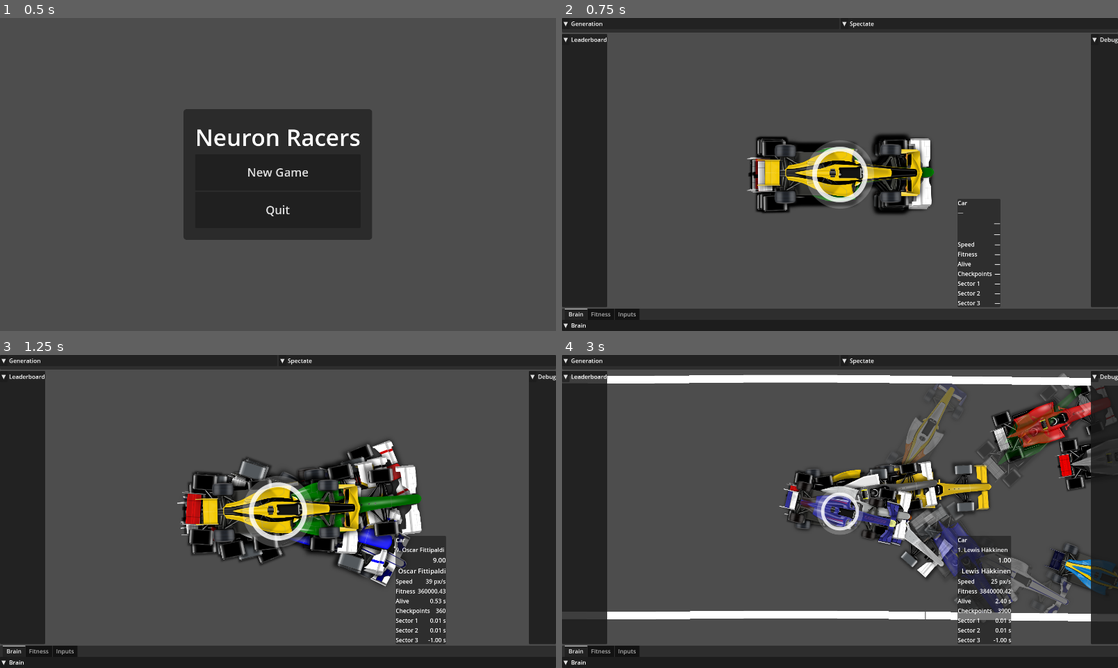
Above: before the commit, frames 1-4 (two rows, left to right).
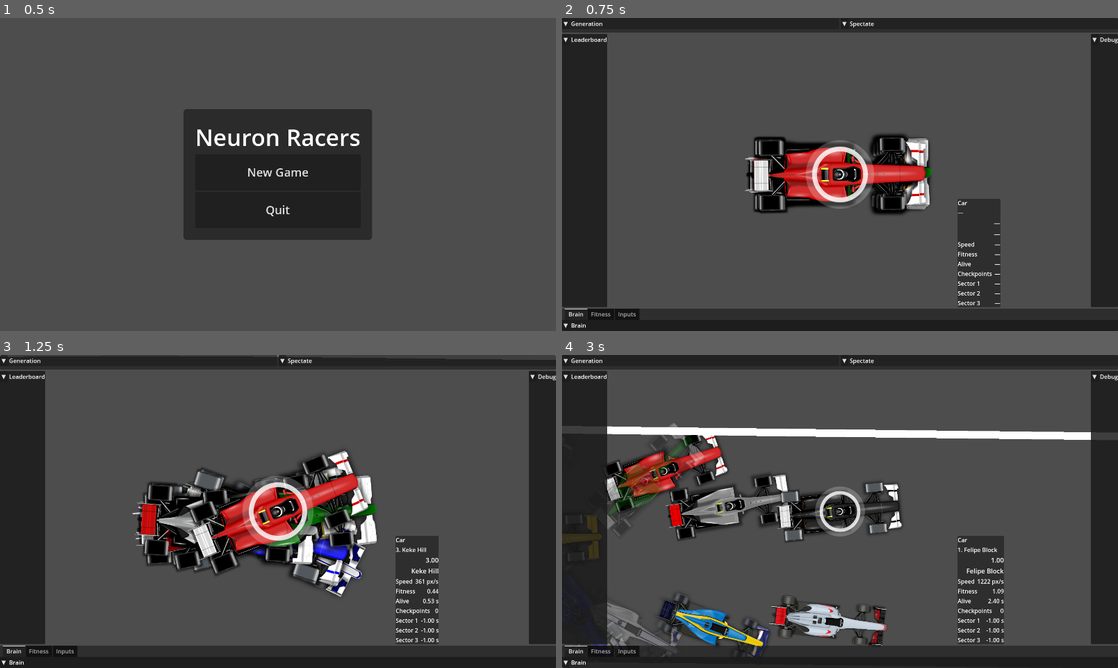
Above: after the commit, the same moments.

Repository: VitorMPCastro/NeuronRacers
Game: Godot game, scene res://scenes/ui/mainMenu.tscn
Same seed, same stepped clock (60 frames per second), same inputs: the game is played once before the commit and once after it.
Inputs (mouse positions are in pixels of both pictures, inside the frame that each line leads up to):
- Up to frame 1 (0.5 s): no input
- Up to frame 2 (0.75 s): click "New Game" at 0.5 s
- Up to frame 3 (1.25 s): no input
- Up to frame 4 (3 s): tap Enter at 1.25 s; move the mouse to (962, 495) at 1.27 s; hold Up (ui_up) 1.28-2 s; hold Q 1.28-2 s; click (962, 495) at 1.42 s; drag from (728, 527) to (901, 636) at 2.02 s; move the mouse to (895, 442) at 2.77 s; hold Up (ui_up) from 2.78 s (still down); tap N at 2.85 s

Frame 1 is identical in both runs. In frame 2, 5.0% of the frame differs, in the area x 32-67%, y 37-63%; in frame 3, 16%; in frame 4, 28%, in the area x 0-100%, y 6-100%.

Commit message:
feat: Enhance race progression with checkpoint gate management and sector crossing detection

Diff:
--- a/scripts/car/car.gd
+++ b/scripts/car/car.gd
@@ -160,16 +160,16 @@
 		_registered_with_rpm = false
 	# Clean up logic (if any)
 
-func _physics_process(delta: float) -> void:
+func _physics_process(_delta: float) -> void:
 	acceleration = Vector2.ZERO
 
 	# Input and steering
-	handle_input(delta)
-	calculate_steering(delta)
+	handle_input(_delta)
+	calculate_steering(_delta)
 
 	# Integrate physics
-	_apply_friction_and_drag(delta)
-	velocity += acceleration * delta
+	_apply_friction_and_drag(_delta)
+	velocity += acceleration * _delta
 
 	# Optional: clamp speeds
 	var forward_dot := velocity.dot(transform.x)
@@ -191,7 +191,7 @@
 
 	# Progress tracking (gate by time AND distance to reduce TrackData work)
 	if _rpm:
-		_rpm_accum += delta
+		_rpm_accum += _delta
 		var moved2 := (global_position - _last_rpm_pos).length_squared()
 		var dist2 := rpm_min_distance_px * rpm_min_distance_px
 		if _rpm_accum >= _rpm_step or moved2 >= dist2:
--- a/scripts/manager/raceProgressionManager.gd
+++ b/scripts/manager/raceProgressionManager.gd
@@ -39,6 +39,16 @@
 # Tunables
 const WRAP_THRESHOLD := 0.4  # fraction of track_length to consider wrap-around
 const EPS := 0.001
+
+var _cp_gate_pos: PackedVector2Array = []
+var _cp_gate_dir: PackedVector2Array = []   # normalized tangent (forward direction)
+# NEW: keep which center_line index each CP corresponds to
+var _cp_point_index: PackedInt32Array = []
+
+var _sec_start_pos: PackedVector2Array = [] # index = sector_i (1-based) -> pos
+var _sec_start_dir: PackedVector2Array = []
+var _sec_end_pos: PackedVector2Array = []
+var _sec_end_dir: PackedVector2Array = []
 
 @export var progress_updates_per_frame: int = 64
 var _pending_latest: Dictionary = {}   # car -> {pos: Vector2, t: float}
@@ -152,6 +162,7 @@
 	)
 
 	var prog := PackedFloat32Array()
+	var cp_point_indices := PackedInt32Array()  # NEW
 	for k in ordered:
 		var idx := int(track_data.checkpoints[k])
 		idx = clamp(idx, 0, track_data.center_line.points.size() - 1)
@@ -159,6 +170,7 @@
 		# World-space for debug/distance queries: use Track node transform
 		var p_world := track.to_global(p_local)
 		checkpoints.append(p_world)
+		cp_point_indices.append(idx)  # NEW
 
 		var base := 0.0
 		if track_data.has_method("get_segment_length"):
@@ -167,72 +179,197 @@
 			base = float(idx)
 		prog.append(_norm_base(base))   # NORMALIZE HERE
 	_checkpoints_progress = prog
+	_cp_point_index = cp_point_indices  # NEW
 	checkpoints_changed.emit()
 	_rebuild_sector_gates()
+	_build_checkpoint_gates()      # NEW
+	_build_sector_gate_geom()      # NEW
 	_dbg_print("cache rebuilt; track_length=" + str(track_length) + " sectors=" + str(_sector_gates.size()))
 
-	# NEW: re-sync every registered car's next CP after rebuilding track/checkpoints
+	# Re-sync cars: seed next cp from their current world position (gate-based)
 	for car in car_state.keys():
 		var st: Dictionary = car_state[car]
 		if st == null: continue
-		var cur_base := float(st.get("last_progress", 0.0))
-		var idx := _find_next_cp_index(cur_base)
-		st["index"] = idx
-		st["next_cp_idx"] = idx
-		var base := float(_checkpoints_progress[idx]) if _checkpoints_progress.size() > 0 else 0.0
-		var lap := int(st.get("lap", 0))
-		var abs_prog := lap * track_length + cur_base
-		st["next_cp_gate"] = _first_gate_after(abs_prog, base, _eff_margin_for_base(base))
+		var pos_world := (car as Node2D).global_position if car is Node2D else Vector2.ZERO
+		st["prev_pos_world"] = pos_world
+		st["index"] = _seed_cp_index_from_pos(pos_world)
 		car_state[car] = st
 
-func _rebuild_sector_gates() -> void:
-	_sector_gates.clear()
-	_lap_start_sector_index = -1
-	if track_data == null or track_length <= 0.0:
-		return
-	var bases := track_data.cumulative_length
-	if bases.is_empty():
-		return
-	var sec_dict := track_data.sectors
-	if sec_dict.is_empty():
-		return
-
-	var keys := sec_dict.keys()
+func _build_checkpoint_gates() -> void:
+	_cp_gate_pos.clear()
+	_cp_gate_dir.clear()
+	if checkpoints.is_empty():
+		return
+	var n := checkpoints.size()
+	_cp_gate_pos.resize(n)
+	_cp_gate_dir.resize(n)
+	for i in range(n):
+		var p_world := checkpoints[i]
+		var cl_idx = _cp_point_index[i] if (i < _cp_point_index.size()) else -1
+		var tangent := Vector2.RIGHT
+		if cl_idx >= 0 and track_data != null and track != null:
+			var count := track_data.center_line.points.size()
+			if count >= 2:
+				var i_prev = (cl_idx - 1 + count) % count
+				var i_next = (cl_idx + 1) % count
+				var p_prev_w := track.to_global(track_data.center_line.points[i_prev])
+				var p_next_w := track.to_global(track_data.center_line.points[i_next])
+				tangent = (p_next_w - p_prev_w)
+				if tangent.length_squared() < 1e-6:
+					tangent = Vector2.RIGHT
+		_cp_gate_pos[i] = p_world
+		_cp_gate_dir[i] = tangent.normalized()
+
+func _build_sector_gate_geom() -> void:
+	_sec_start_pos.clear()
+	_sec_start_dir.clear()
+	_sec_end_pos.clear()
+	_sec_end_dir.clear()
+
+	if track_data == null or track_data.sectors.is_empty():
+		return
+	var keys := track_data.sectors.keys()
 	keys.sort_custom(func(a, b):
 		var ai := int(str(a).get_slice("_", 1))
 		var bi := int(str(b).get_slice("_", 1))
 		return ai < bi
 	)
 
-	for key in keys:
-		var sec: Sector = sec_dict[key]
-		var s_idx := clampi(sec.start_index, 0, bases.size() - 1)
-		var e_idx := clampi(sec.end_index, 0, bases.size() - 1)
-		var s_base := _norm_base(float(bases[s_idx]))
-		var e_base := _norm_base(float(bases[e_idx]))
-		var i1 := int(str(key).get_slice("_", 1))
+	var count := keys.size()
+	_sec_start_pos.resize(count + 1) # 1-based
+	_sec_start_dir.resize(count + 1)
+	_sec_end_pos.resize(count + 1)
+	_sec_end_dir.resize(count + 1)
+
+	for j in range(count):
+		var sector_gate_name = keys[j]
+		var i1 := int(str(sector_gate_name).get_slice("_", 1))
+		var sec: Sector = track_data.sectors[sector_gate_name]
+
+		var i_prev := (sec.start_index - 1 + track_data.center_line.points.size()) % track_data.center_line.points.size()
+		var i_next := (sec.start_index + 1) % track_data.center_line.points.size()
+		var p_prev_w := track.to_global(track_data.center_line.points[i_prev])
+		var p_cur_w := track.to_global(track_data.center_line.points[sec.start_index])
+		var p_next_w := track.to_global(track_data.center_line.points[i_next])
+		var tan_s := (p_next_w - p_prev_w)
+		if tan_s.length_squared() < 1e-6:
+			tan_s = Vector2.RIGHT
+
+		i_prev = (sec.end_index - 1 + track_data.center_line.points.size()) % track_data.center_line.points.size()
+		i_next = (sec.end_index + 1) % track_data.center_line.points.size()
+		var p_prev2_w := track.to_global(track_data.center_line.points[i_prev])
+		var p_end_w := track.to_global(track_data.center_line.points[sec.end_index])
+		var p_next2_w := track.to_global(track_data.center_line.points[i_next])
+		var tan_e := (p_next2_w - p_prev2_w)
+		if tan_e.length_squared() < 1e-6:
+			tan_e = Vector2.RIGHT
+
+		_sec_start_pos[i1] = p_cur_w
+		_sec_start_dir[i1] = tan_s.normalized()
+		_sec_end_pos[i1] = p_end_w
+		_sec_end_dir[i1] = tan_e.normalized()
+
+# Build sector gate bases (absolute progress) for interpolation-based timing
+func _rebuild_sector_gates() -> void:
+	_sector_gates.clear()
+	_lap_start_sector_index = -1
+	if track_data == null or track_data.sectors.is_empty():
+		return
+
+	var keys := track_data.sectors.keys()
+	keys.sort_custom(func(a, b):
+		var ai := int(str(a).get_slice("_", 1))
+		var bi := int(str(b).get_slice("_", 1))
+		return ai < bi
+	)
+
+	var min_base := INF
+	var min_idx := -1
+	for j in range(keys.size()):
+		var sector_gate_name = keys[j]
+		var i1 := int(str(sector_gate_name).get_slice("_", 1))
+		var sec: Sector = track_data.sectors[sector_gate_name]
+
+		var s_base := 0.0
+		var e_base := 0.0
+		if track_data.has_method("get_segment_length"):
+			s_base = track_data.get_segment_length(0, clampi(sec.start_index, 0, track_data.center_line.points.size() - 1))
+			e_base = track_data.get_segment_length(0, clampi(sec.end_index, 0, track_data.center_line.points.size() - 1))
+		else:
+			s_base = float(sec.start_index)
+			e_base = float(sec.end_index)
+
+		s_base = _norm_base(s_base)
+		e_base = _norm_base(e_base)
+
 		_sector_gates.append({ "i": i1, "start": s_base, "end": e_base })
-		if s_base <= BASE_EPS:
-			_lap_start_sector_index = i1
-
-	if _lap_start_sector_index == -1 and _sector_gates.size() > 0:
-		var best_i := -1
-		var best_s := INF
-		for g in _sector_gates:
-			var sb := float(g["start"])
-			if sb < best_s:
-				best_s = sb
-				best_i = int(g["i"])
-		_lap_start_sector_index = best_i
-
-	if debug_sector_timing and _sector_gates.size() > 0:
-		var s := []
-		for g in _sector_gates:
-			s.append("S" + str(g["i"]) + "(start=" + str("%.2f" % float(g["start"])) + ", end=" + str("%.2f" % float(g["end"])) + ")")
-		_dbg_print("sector gates: " + ", ".join(s) + "; lap_start_sector_index=S" + str(_lap_start_sector_index))
+		if s_base < min_base:
+			min_base = s_base
+			min_idx = i1
+
+	_lap_start_sector_index = min_idx
+
+# Detect sector start/end gate crossings using world positions between p0->p1 and cache last sector time
+func _update_sector_crossings_pos(st: Dictionary, p0: Vector2, p1: Vector2, t0: float, t1: float) -> void:
+	if p0 == p1:
+		return
+	if _sec_start_pos.size() == 0 or _sec_end_pos.size() == 0:
+		return
+
+	var pass_map: Dictionary = st.get("sector_pass", {})
+	var count = max(_sec_start_pos.size(), _sec_end_pos.size()) - 1 # arrays are 1-based sized
+
+	for i in range(1, count + 1):
+		var gpos_s := _sec_start_pos[i]
+		var gdir_s := _sec_start_dir[i]
+		var s0 := gdir_s.dot(p0 - gpos_s)
+		var s1 := gdir_s.dot(p1 - gpos_s)
+		var t_s := -1.0
+		if s0 < 0.0 and s1 >= 0.0 and s1 > s0:
+			var u_s = clamp(-s0 / (s1 - s0), 0.0, 1.0)
+			t_s = lerp(t0, t1, u_s)
+
+		var gpos_e := _sec_end_pos[i]
+		var gdir_e := _sec_end_dir[i]
+		var e0 := gdir_e.dot(p0 - gpos_e)
+		var e1 := gdir_e.dot(p1 - gpos_e)
+		var t_e := -1.0
+		if e0 < 0.0 and e1 >= 0.0 and e1 > e0:
+			var u_e = clamp(-e0 / (e1 - e0), 0.0, 1.0)
+			t_e = lerp(t0, t1, u_e)
+
+		if !pass_map.has(i):
+			pass_map[i] = { "last_start_t": -1.0, "last_end_t": -1.0, "last_time": -1.0 }
+		var rec: Dictionary = pass_map[i]
+		var before_time := float(rec.get("last_time", -1.0))
+
+		if t_s >= 0.0:
+			rec["last_start_t"] = t_s
+			_dbg_print("S" + str(i) + " start@" + str("%.2f" % t_s))
+		if t_e >= 0.0:
+			rec["last_end_t"] = t_e
+		if float(rec.get("last_start_t", -1.0)) >= 0.0 and float(rec.get("last_end_t", -1.0)) >= float(rec.get("last_start_t", -1.0)):
+			rec["last_time"] = float(rec["last_end_t"]) - float(rec["last_start_t"])
+			if debug_sector_timing and rec["last_time"] != before_time:
+				_dbg_print("S" + str(i) + " time=" + str("%.3f" % float(rec["last_time"])) + "s")
+		pass_map[i] = rec
+
+	st["sector_pass"] = pass_map
 
 func register_car(car: Node) -> void:
-	# Initialize per-car state
+	# Idempotent registration
+	if car_state.has(car):
+		# Only re-seed prev position and next index (do not reset counters)
+		var st: Dictionary = car_state[car]
+		var pos_world := (car as Node2D).global_position if car is Node2D else Vector2.ZERO
+		st["prev_pos_world"] = pos_world
+		if _cp_gate_pos.size() > 0:
+			st["index"] = _seed_cp_index_from_pos(pos_world)
+		car_state[car] = st
+		_dbg_print("register_car (refresh): " + str(car))
+		return
+
+	# Fresh state
 	car_state[car] = {
 		"index": 0,
 		"checkpoints": 0,
@@ -244,31 +381,24 @@
 		"samples": [],
 		"cp_history": [],
 		"sector_pass": {},
-		# Duplicate guards (kept for safety)
-		"last_awarded_idx": -1,
-		"last_awarded_gate_k": -1,
-		# NEW: deterministic next gate
-		"next_cp_idx": 0,
-		"next_cp_gate": 0.0
+		"prev_pos_world": (car as Node2D).global_position if car is Node2D else Vector2.ZERO
 	}
-
-	# Sync next checkpoint index and absolute gate to current position
-	if track != null and track_data != null and _checkpoints_progress.size() > 0 and car is Node2D:
-		var pos_local := track.to_local((car as Node2D).global_position)
-		var hint := 0
-		var cur_base := 0.0
-		if track_data.has_method("get_point_progress_walk"):
-			var res := track_data.get_point_progress_walk(pos_local, hint, 8)
-			cur_base = clamp(float(res["progress"]), 0.0, max(0.0, track_length))
-			car_state[car]["seg_index"] = int(res["index"])
-			car_state[car]["last_progress"] = cur_base
-		var idx := _find_next_cp_index(cur_base)
-		car_state[car]["index"] = idx
-		car_state[car]["next_cp_idx"] = idx
-		var base := float(_checkpoints_progress[idx])
-		var gate := _first_gate_after(0.0 + cur_base, base, _eff_margin_for_base(base))
-		car_state[car]["next_cp_gate"] = gate
+	# Seed to first gate ahead of the car (gate-based)
+	if _cp_gate_pos.size() > 0 and car is Node2D:
+		var pos_world := (car as Node2D).global_position
+		car_state[car]["index"] = _seed_cp_index_from_pos(pos_world)
 	_dbg_print("register_car: " + str(car))
+
+func _seed_cp_index_from_pos(pos_world: Vector2) -> int:
+	var n := _cp_gate_pos.size()
+	if n == 0: return 0
+	# Pick the first gate where dot(dir, pos - gate_pos) < 0 (i.e., car is "behind" the gate)
+	for i in range(n):
+		var s := (_cp_gate_dir[i].dot(pos_world - _cp_gate_pos[i]))
+		if s < 0.0:
+			return i
+	# If car is ahead of all gates (very near finish), next is 0
+	return 0
 
 func unregister_car(car: Node) -> void:
 	car_state.erase(car)
@@ -285,131 +415,80 @@
 
 
 func _process_progress_for(car: Node, new_pos: Vector2, t: float) -> void:
-	if track_data == null or track == null or track_length <= 0.0:
-		return
-	var st = car_state.get(car, null)
-	if st == null:
-		return
-
-	var last := float(st.get("last_progress", 0.0))
-	var lap := int(st.get("lap", 0))
-
-	# Project to track local and compute base progress (0..L)
-	var query_pos := track.to_local(new_pos)
-	var hint_seg := int(st.get("seg_index", 0))
-	if hint_seg == 0 and track_data.track_length > 0.0:
-		hint_seg = track_data.index_from_progress_linear(last)
-	var result := track_data.get_point_progress_walk(query_pos, hint_seg, 8)
-	var cur = clamp(float(result["progress"]), 0.0, max(0.0, track_length))
-	st["seg_index"] = int(result["index"])
-
-	# Build absolute, monotonically increasing progress across lap
-	var samples: Array = st.get("samples", [])
-	var prev_p := (samples.back()["p"] as float) if samples.size() > 0 else (lap * track_length + last)
-	var prev_t := (samples.back()["t"] as float) if samples.size() > 0 else t
-	var cur_abs = lap * track_length + cur
-	if cur < last:
-		cur_abs += track_length  # crossed the lap line this frame
-
-	# Sector crossings from prev_p -> cur_abs (monotonic)
-	if _sector_gates.size() > 0 and samples.size() > 0:
-		_update_sector_crossings(st, prev_p, prev_t, cur_abs, t)
-
-	# Deterministic awarding vs next_cp_gate
-	_award_until_gate(car, st, cur_abs, t)
-
-	# Append sample and finalize lap/base for storage
-	samples.append({ "p": cur_abs, "t": t })
-	if samples.size() > 64:
-		samples.pop_front()
-	st["samples"] = samples
-
-	# Update canonical lap and base from absolute progress
-	var new_lap := int(floor(cur_abs / track_length))
-	var new_base = cur_abs - float(new_lap) * track_length
-
-	# Optional: stamp sector 1 start at lap change (helps S1 timing on exact lap line)
-	if new_lap > lap and _lap_start_sector_index != -1:
-		var pass_map: Dictionary = st.get("sector_pass", {})
-		if !pass_map.has(_lap_start_sector_index):
-			pass_map[_lap_start_sector_index] = { "last_start_t": -1.0, "last_end_t": -1.0, "last_time": -1.0 }
-		var rec: Dictionary = pass_map[_lap_start_sector_index]
-		rec["last_start_t"] = t
-		pass_map[_lap_start_sector_index] = rec
-		st["sector_pass"] = pass_map
-		lap_changed.emit(car, new_lap)
-
-	st["last_progress"] = new_base
-	st["lap"] = new_lap
-	car_state[car] = st
-
-# --- helpers ---
-func _find_next_cp_index(cur_base: float) -> int:
-	# Binary search first checkpoint strictly ahead of current base (plus margin)
-	var n := _checkpoints_progress.size()
-	if n == 0:
-		return 0
-	var target = cur_base + max(0.0, award_progress_margin)
-	var lo := 0
-	var hi := n
-	while lo < hi:
-		var mid := (lo + hi) >> 1
-		if _checkpoints_progress[mid] <= target:
-			lo = mid + 1
-		else:
-			hi = mid
-	return lo % n
-
-func _eff_margin_for_base(base: float) -> float:
-	# Do not push lap-line CP past wrap with margin
-	return 0.0 if (track_length - base) <= (award_progress_margin + BASE_EPS) else award_progress_margin
-
-func _first_gate_after(abs_prog: float, base: float, margin: float) -> float:
-	# gate = base + k*L, gate >= abs_prog + margin
-	var target = abs_prog + max(0.0, margin)
-	var k := int(ceil((target - base) / track_length))
-	if k < 0: k = 0
-	return base + float(k) * track_length
-
-func _award_until_gate(car: Node, st: Dictionary, abs_prog: float, t: float) -> void:
-	var n := _checkpoints_progress.size()
-	if n == 0:
-		return
-	var idx := int(st.get("next_cp_idx", st.get("index", 0)))
-	idx = wrapi(idx, 0, n)
-	var gate := float(st.get("next_cp_gate", 0.0))
-
+	if track == null or _cp_gate_pos.size() == 0 or !car_state.has(car):
+		return
+	var st: Dictionary = car_state[car]
+	var prev_pos: Vector2 = st.get("prev_pos_world", new_pos)
+	var prev_t: float = st.get("prev_time", t)
+
+	# Skip if no actual motion (prevents spurious awards on spawn jitter)
+	if prev_pos == new_pos:
+		st["prev_pos_world"] = new_pos
+		st["prev_time"] = t
+		car_state[car] = st
+		return
+
+	# 1) Sector crossings using world positions
+	_update_sector_crossings_pos(st, prev_pos, new_pos, prev_t, t)
+
+	# 2) Checkpoint by oriented gate crossing
+	var p0 := prev_pos
+	var p1 := new_pos
+	var t0 := prev_t
+	var t1 := t
+	var n := _cp_gate_pos.size()
+	var idx := wrapi(int(st.get("index", 0)), 0, n)
 	var safety := 0
 	while safety < n:
-		var base := float(_checkpoints_progress[idx])
-		var eff_margin = _eff_margin_for_base(base)
-		# Award if we passed the gate (respecting margin for this CP)
-		if abs_prog + eff_margin + EPS >= gate:
-			# Emit and record
-			var lap_at_gate := int(floor(gate / track_length))
+		var gpos := _cp_gate_pos[idx]
+		var gdir := _cp_gate_dir[idx]  # forward tangent
+		var s0 := gdir.dot(p0 - gpos)
+		var s1 := gdir.dot(p1 - gpos)
+		# Forward crossing: from back side (s<0) to front side (s>=0)
+		if s0 < 0.0 and s1 >= 0.0 and s1 > s0:
+			var u = clamp(-s0 / (s1 - s0), 0.0, 1.0)
+			var t_cross = lerp(t0, t1, u)
+
+			# award once
+			var lap_before := int(st.get("lap", 0))
 			var hist: Array = st.get("cp_history", [])
-			hist.append({ "index": idx, "lap": lap_at_gate, "t": t })
+			hist.append({ "index": idx, "lap": lap_before, "t": t_cross })
 			if hist.size() > 256: hist.pop_front()
 			st["cp_history"] = hist
 			st["checkpoints"] = int(st.get("checkpoints", 0)) + 1
-			st["time_collected"] = t
-			checkpoint_collected.emit(car, idx, lap_at_gate, t)
-
-			# Prepare next CP absolute gate strictly after current gate
-			var prev_gate := gate
+			st["time_collected"] = t_cross
+			checkpoint_collected.emit(car, idx, lap_before, t_cross)
+
+			# next gate
+			var was_last := (idx == n - 1)
 			idx = (idx + 1) % n
-			var next_base := float(_checkpoints_progress[idx])
-			var k_next := int(floor((prev_gate - next_base) / track_length)) + 1
-			gate = next_base + float(k_next) * track_length
-
+			st["index"] = idx
+
+			# Lap++ when wrapping to 0; stamp sector-1 start time here
+			if was_last:
+				var new_lap := lap_before + 1
+				st["lap"] = new_lap
+				if _lap_start_sector_index != -1:
+					var pass_map: Dictionary = st.get("sector_pass", {})
+					if !pass_map.has(_lap_start_sector_index):
+						pass_map[_lap_start_sector_index] = {"last_start_t": -1.0, "last_end_t": -1.0, "last_time": -1.0}
+					var rec: Dictionary = pass_map[_lap_start_sector_index]
+					rec["last_start_t"] = t_cross
+					pass_map[_lap_start_sector_index] = rec
+					st["sector_pass"] = pass_map
+				lap_changed.emit(car, new_lap)
+
+			# Continue in case multiple gates were crossed this frame
 			safety += 1
+			p0 = p0.lerp(p1, u)
+			t0 = t_cross
 			continue
 		break
 
-	# Store next gate and next index (and keep 'index' in sync for UI)
-	st["next_cp_idx"] = idx
-	st["next_cp_gate"] = gate
-	st["index"] = idx
+	# 3) store prev for next frame
+	st["prev_pos_world"] = new_pos
+	st["prev_time"] = t
+	car_state[car] = st
 
 # Award next checkpoints whose gates fall within [p0, p1]
 func _award_checkpoints_between(car: Node, st: Dictionary, p0: float, p1: float, t: float) -> void:
@@ -657,3 +736,19 @@
 
 func get_checkpoints_progress() -> PackedFloat32Array:
 	return _checkpoints_progress
+
+# Find the first checkpoint strictly ahead of the given base progress (0..track_length)
+func _find_next_cp_index(cur_base: float) -> int:
+	var n := _checkpoints_progress.size()
+	if n == 0:
+		return 0
+	var target = cur_base + max(0.0, award_progress_margin)
+	var lo := 0
+	var hi := n
+	while lo < hi:
+		var mid := (lo + hi) >> 1
+		if float(_checkpoints_progress[mid]) <= target:
+			lo = mid + 1
+		else:
+			hi = mid
+	return lo % n
